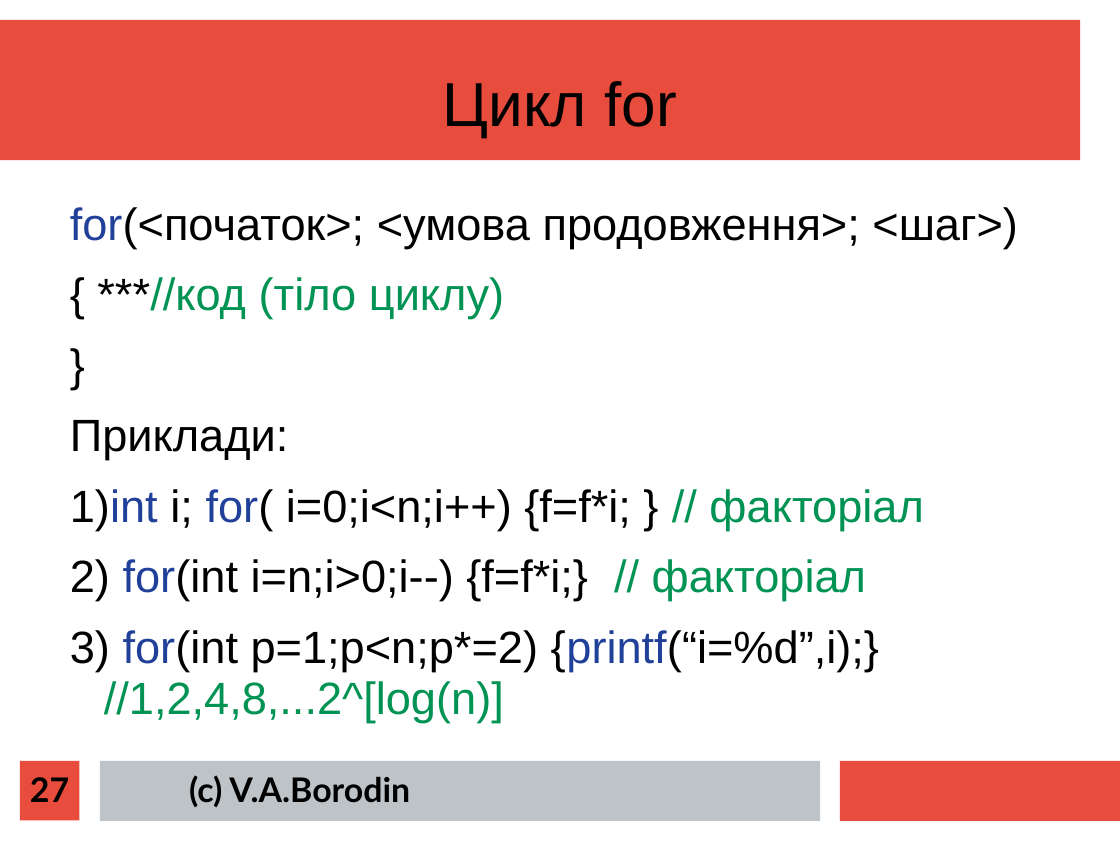
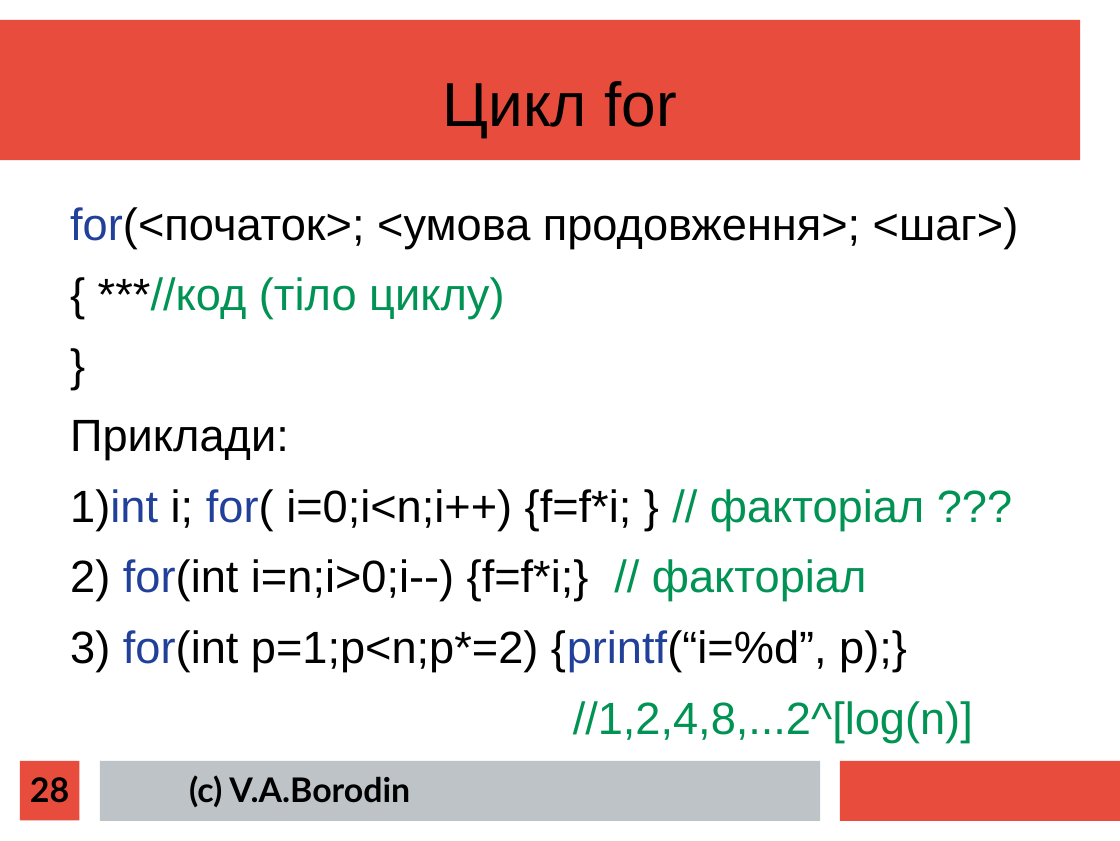
Before and after one commit to mecchmatProjects/CppCourse, a slide deck: slide 28 of Lect02/CppTutorUkr1.ppt (slide 27 before the commit). Drawn at 1120x841 pixels with LibreOffice and Linux fonts; fonts in the diff are those of the drawing. Boxes give left, top, right and bottom in pixels: in the first picture for what was removed or moved away, otherwise in the second. Text is boxed around its words. In the diff, an @@ line names an element or a change of style, - is before the commit and + after.

```diff
--- a/Lect02/CppTutorUkr1.ppt
+++ b/Lect02/CppTutorUkr1.ppt
@@ text at (70,207,1019,601): indent changed @@
@@ text at (70,630,973,742): text changed @@
-3) for(int p=1;p<n;p*=2) {printf(“i=%d”,i);} //1,2,4,8,...2^[log(n)]
+3) for(int p=1;p<n;p*=2) {printf(“i=%d”, p);}
+//1,2,4,8,...2^[log(n)]
@@ page number at (30,777,69,803): text changed @@
-27
+28
```
Also in this commit, not shown: 16 other slides changed, 1 slide added, 13 other files.
